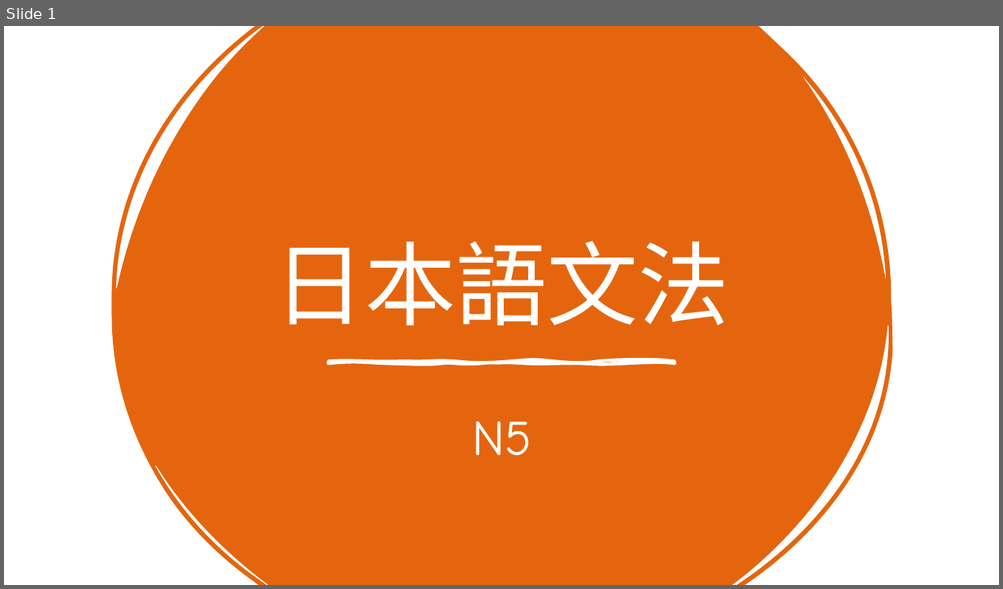
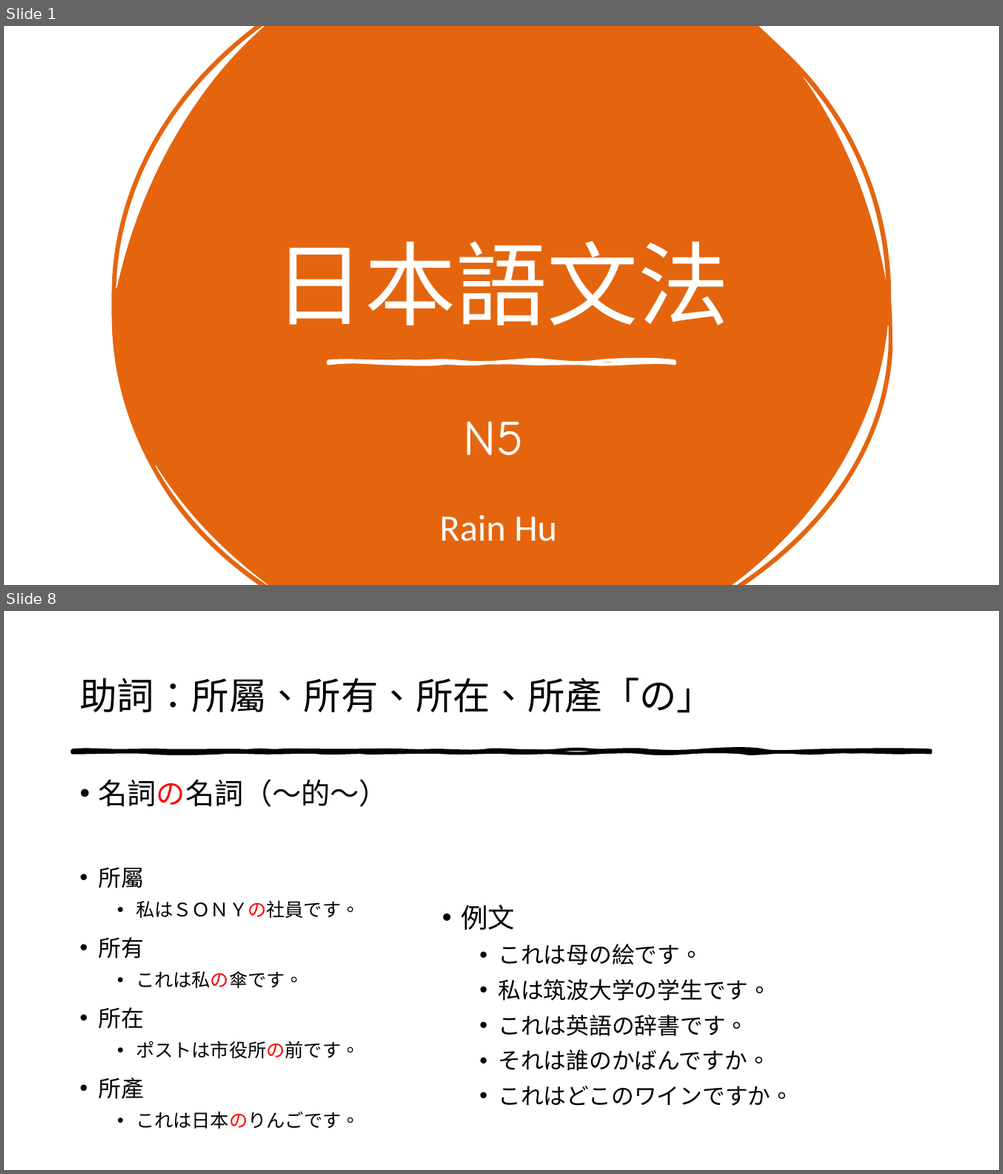
Before and after one commit to intervalrain/intervalrain.github.io, a slide deck: content/posts/jp/ppt/n5.pptx. Shown one above the other, each under a label of ours: slide 1 before the commit, slides 1 and 8 after it; the slides between them are not shown. The pictures are 1003x589 and 1003x1174 pixels, drawn with LibreOffice and Linux fonts; fonts in the diff are those of the drawing. Boxes give left, top, right and bottom in pixels: in the first picture for what was removed or moved away, otherwise in the second. Text is boxed around its words. In the diff, an @@ line names an element or a change of style, - is before the commit and + after.

```diff
--- a/content/posts/jp/ppt/n5.pptx
+++ b/content/posts/jp/ppt/n5.pptx
@@ slide 8 added at (4,611,999,1170), background #FFFFFF @@
@@ title added at (79,678,714,713), 36 pt, text #000000 @@
+助詞：所屬、所有、所在、所產「の」
@@ freeform shape added at (73,751,930,753), fill #000000, outline #000000 3 pt @@
@@ text added at (99,779,388,1129), 18 pt, text #000000 @@
+• 名詞の名詞（～的～）
+• 所屬
+  • 私はＳＯＮＹの社員です。
+• 所有
+  • これは私の傘です。
+• 所在
+  • ポストは市役所の前です。
+• 所產
+  • これは日本のりんごです。
@@ text added at (461,905,793,1106), 22 pt, text #000000 @@
+• 例文
+  • これは母の絵です。
+  • 私は筑波大学の学生です。
+  • これは英語の辞書です。
+  • それは誰のかばんですか。
+  • これはどこのワインですか。
@@ slide 1 changed as well @@
@@ subtitle "N5": place and size @@
-subtitle "N5" at (472,421,532,456)
+subtitle "N5" at (464,421,523,456)
@@ text added at (439,515,557,542), 36 pt, text #FFFFFF @@
+Rain Hu
```
Also in this commit, not shown: 19 other slides added, 1 slide removed.
